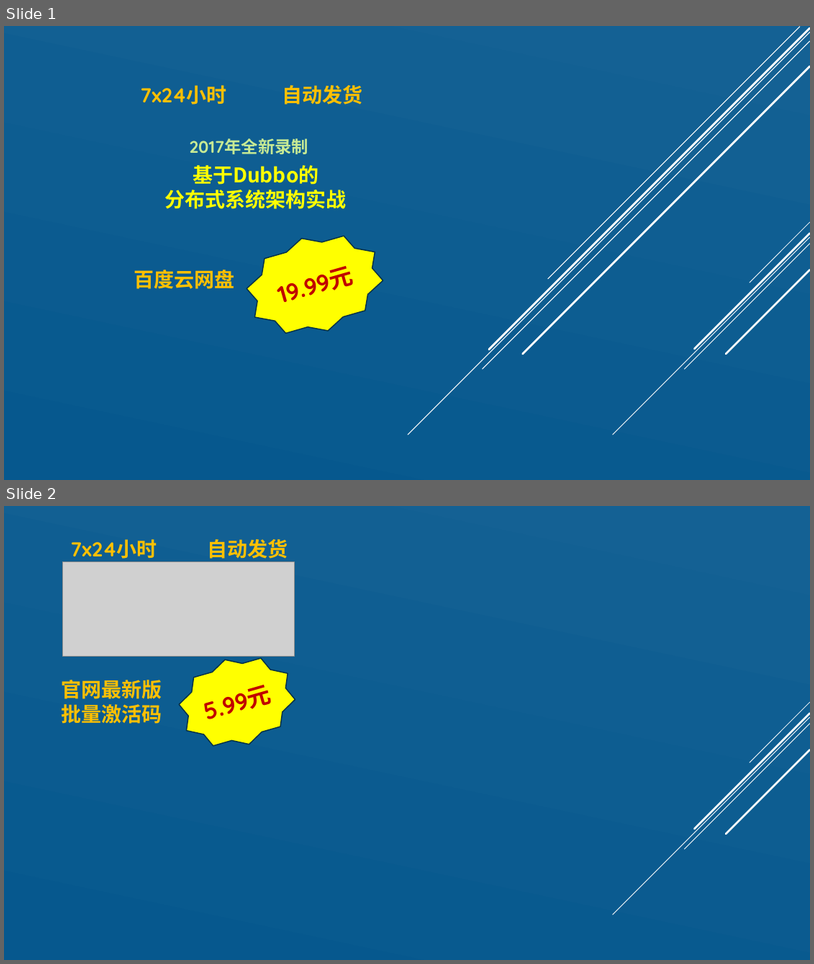
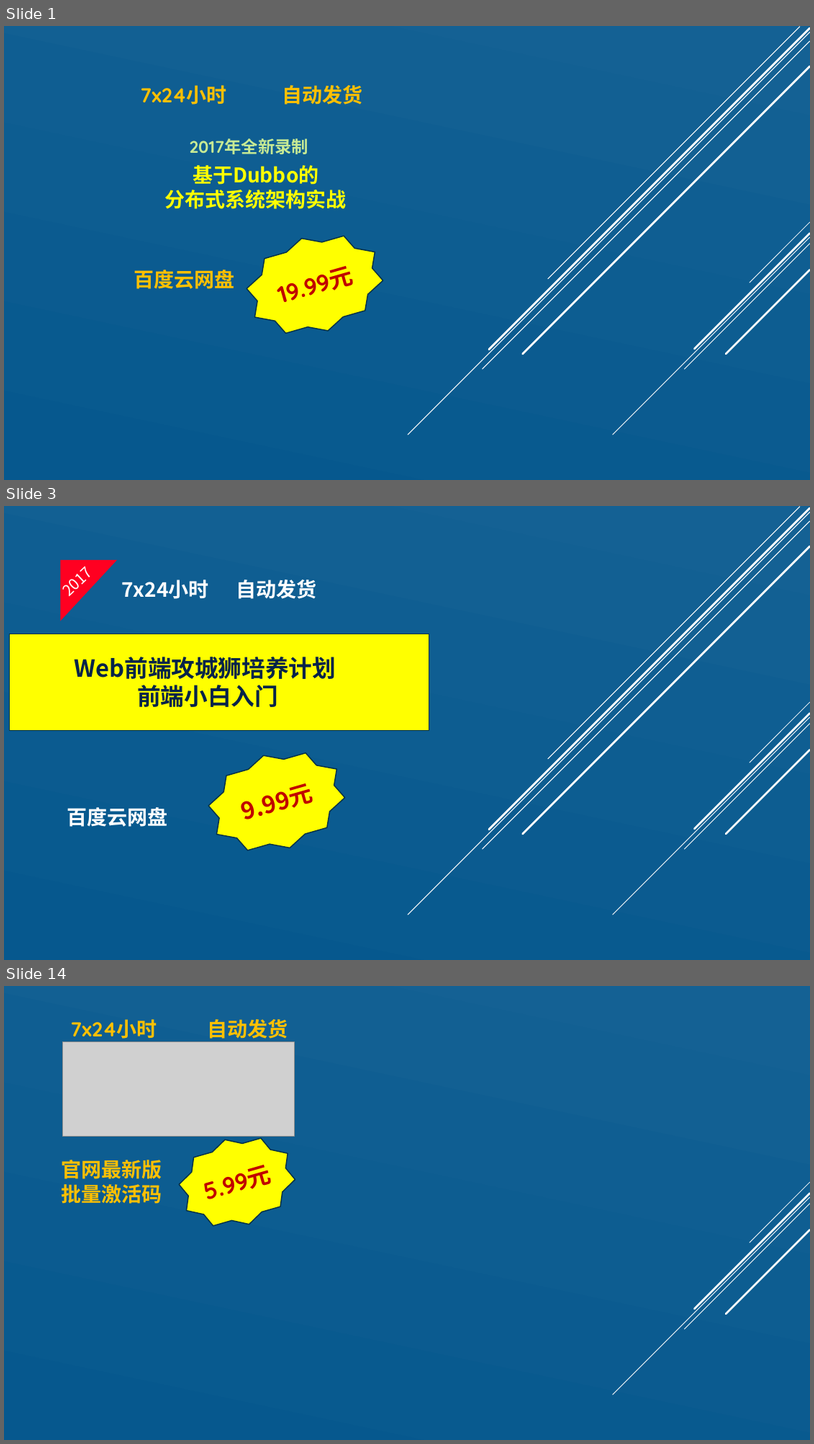
Before and after one commit to zhangpengyf/taobao-shop, a slide deck: 淘宝销售文案.pptx. Shown one above the other, each under a label of ours: slides 1 and 2 before the commit, slides 1, 3 and 14 after it; the slides between them are not shown. The pictures are 814x964 and 814x1444 pixels, drawn with LibreOffice and Linux fonts; fonts in the diff are those of the drawing; grey boxes stand for pictures. Boxes give left, top, right and bottom in pixels: in the first picture for what was removed or moved away, otherwise in the second. Text is boxed around its words. In the diff, an @@ line names an element or a change of style, - is before the commit and + after.

```diff
--- a/淘宝销售文案.pptx
+++ b/淘宝销售文案.pptx
@@ slide 3 added at <box>4,506,810,960</box>, background gradient #146194 to #06588E; not listed: 10 template elements that a slide beside it also shows @@
@@ text added at <box>52,547,113,605</box>, 18 pt, text #FFFFFF @@
+2017
@@ right triangle added at <box>61,560,118,621</box>, fill #FF0021 @@
@@ text added at <box>121,579,317,599</box>, 24 pt, text #FFFFFF, bold @@
+7x24小时 自动发货
@@ rectangle added at <box>10,633,430,731</box>, fill #FFFF00, outline #043148 1.25 pt @@
@@ text added at <box>75,656,336,707</box>, 28 pt, text #042349, bold @@
+Web前端攻城狮培养计划
+前端小白入门
@@ star added at <box>200,737,355,866</box>, fill #FFFF00, outline #043148 1.25 pt, 28 pt, text #C00000, bold @@
+9.99元
@@ text added at <box>67,807,168,826</box>, 24 pt, text #FFFFFF, bold @@
+百度云网盘
@@ what was slide 2 is now slide 14 @@
```
Also in this commit, not shown: 1 slide changed, 14 other slides added.
